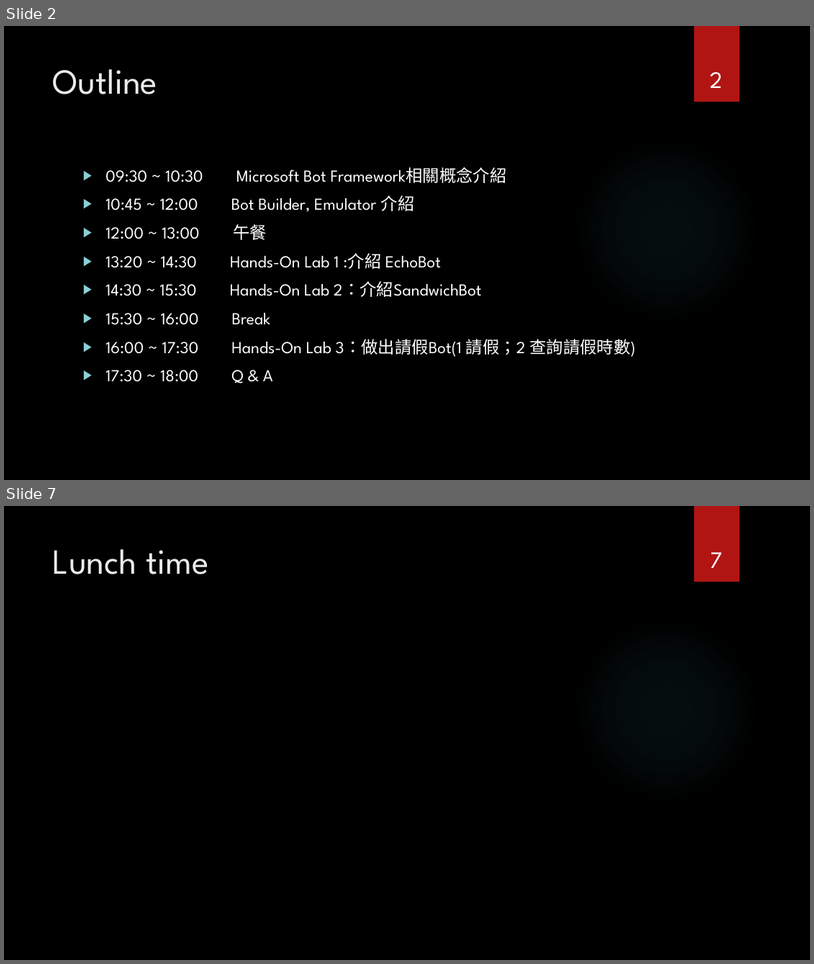
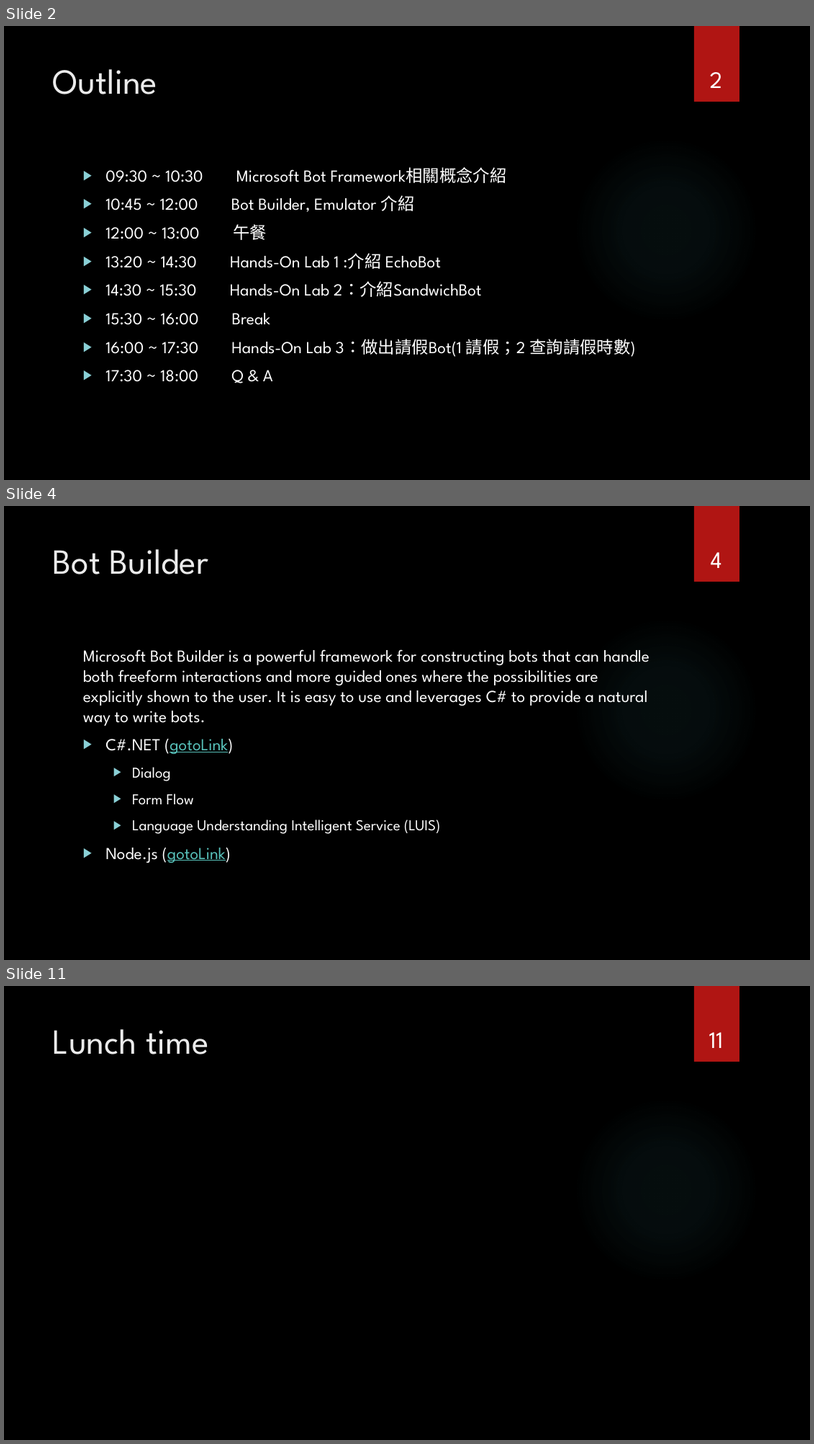
Before and after one commit to Johndgnzj/FCULab.GraphAndBot, a slide deck: Documents/Workshop-Day2_BotFramework.pptx. Shown one above the other, each under a label of ours: slides 2 and 7 before the commit, slides 2, 4 and 11 after it; the slides between them are not shown. The pictures are 814x964 and 814x1444 pixels, drawn with LibreOffice and Linux fonts; fonts in the diff are those of the drawing; background and template pictures are left out. Boxes give left, top, right and bottom in pixels: in the first picture for what was removed or moved away, otherwise in the second. Text is boxed around its words. In the diff, an @@ line names an element or a change of style, - is before the commit and + after.

```diff
--- a/Documents/Workshop-Day2_BotFramework.pptx
+++ b/Documents/Workshop-Day2_BotFramework.pptx
@@ slide 4 added at (4,506,810,960), background picture (left out); not listed: 2 template elements that a slide beside it also shows @@
@@ title added at (53,549,208,574), 42 pt, text #EBEBEB @@
+Bot Builder
@@ page number added at (711,552,723,568), 28 pt, text #FFFFFF @@
+4
@@ text added at (83,649,650,862), 20 pt, text #FFFFFF @@
+Microsoft Bot Builder is a powerful framework for constructing bots that can handle both freeform interactions and more guided ones where the possibilities are explicitly shown to the user. It is easy to use and leverages C# to provide a natural way to write bots.
+▶ C#.NET (gotoLink)
+  ▶ Dialog
+  ▶ Form Flow
+  ▶ Language Understanding Intelligent Service (LUIS)
+▶ Node.js (gotoLink)
@@ what was slide 7 is now slide 11 @@
@@ page number at (710,1032,724,1048): text changed @@
-7
+11
```
Also in this commit, not shown: 6 slides changed, 5 other slides added, 1 slide removed, 7 other files.
